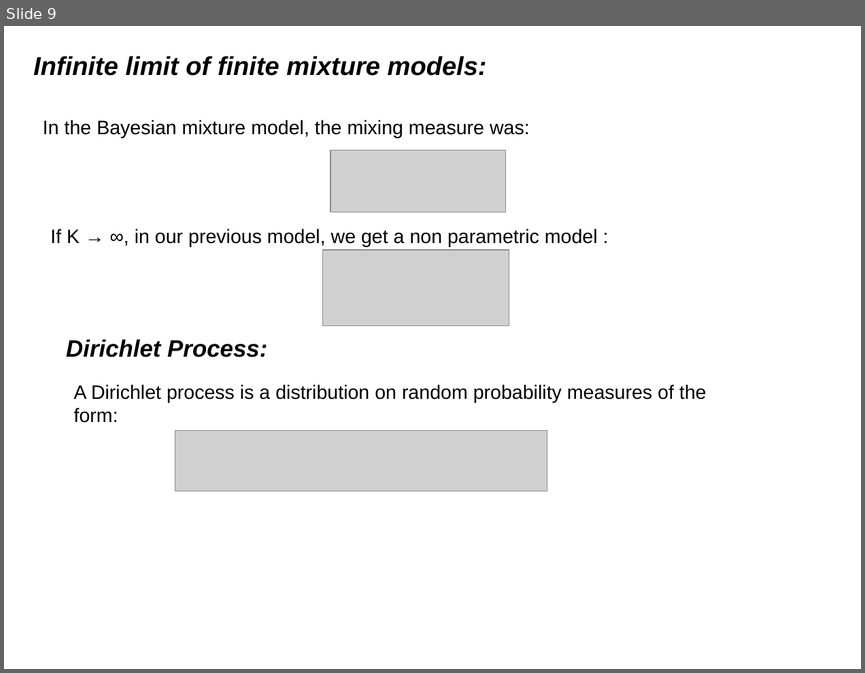
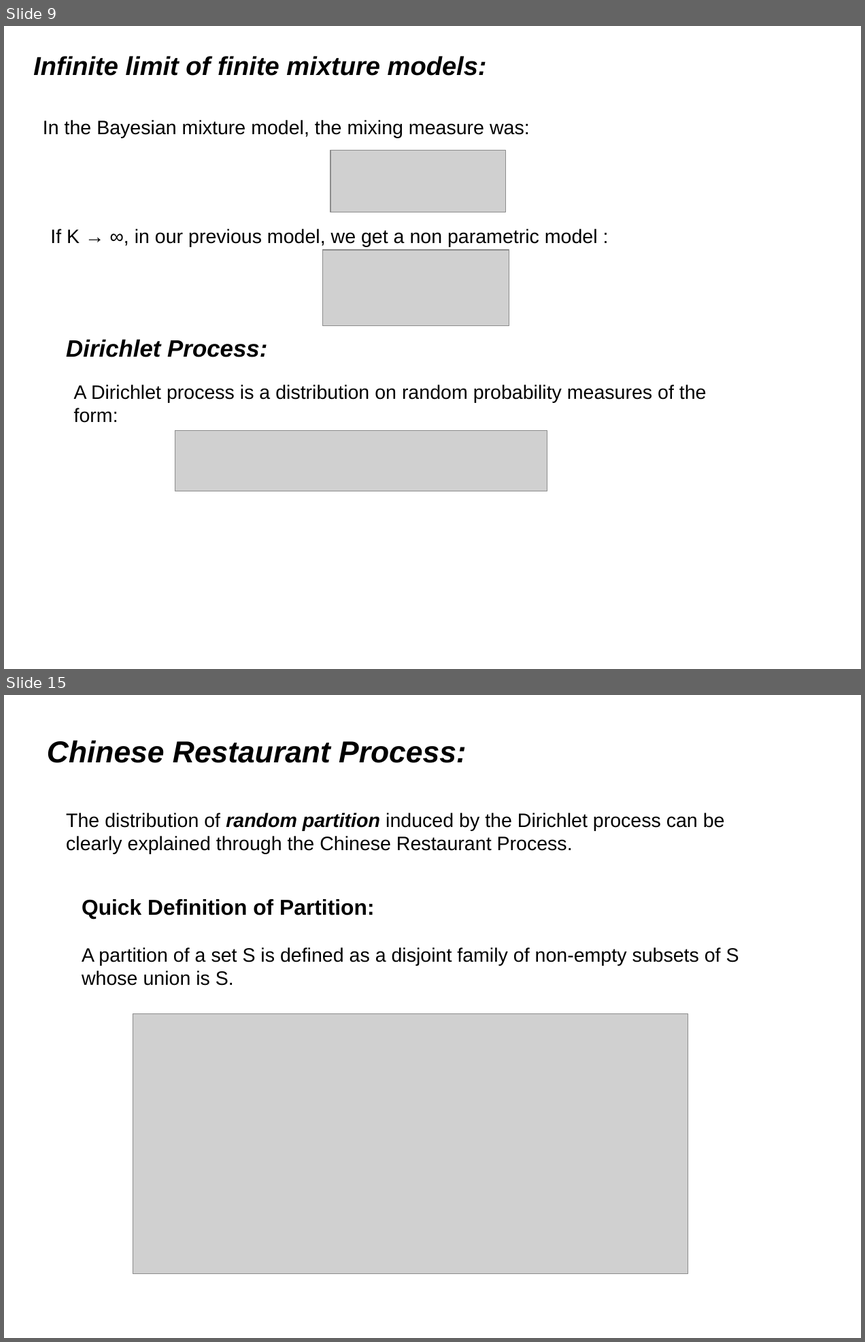
Before and after one commit to afcarl/Dirichlet_Processes, a slide deck: version_2.odp. Shown one above the other, each under a label of ours: slide 9 before the commit, slides 9 and 15 after it; the slides between them are not shown. The pictures are 865x673 and 865x1342 pixels, drawn with LibreOffice and Linux fonts; fonts in the diff are those of the drawing; grey boxes stand for pictures. Boxes give left, top, right and bottom in pixels: in the first picture for what was removed or moved away, otherwise in the second. Text is boxed around its words. In the diff, an @@ line names an element or a change of style, - is before the commit and + after.

Commit message:
chinese restaurant process started

```diff
--- a/version_2.odp
+++ b/version_2.odp
@@ slide 15 added at [4, 695, 861, 1338], background #FFFFFF @@
@@ title added at [47, 740, 466, 763], 28 pt, text #000000, bold, italic @@
+Chinese Restaurant Process:
@@ text added at [66, 813, 725, 854], 18 pt, text #000000 @@
+The distribution of random partition induced by the Dirichlet process can be clearly explained through the Chinese Restaurant Process.
@@ text added at [82, 899, 739, 985], 18 pt, text #000000 @@
+Quick Definition of Partition:
+A partition of a set S is defined as a disjoint family of non-empty subsets of S whose union is S.
@@ picture added at [133, 1014, 688, 1274] @@
```
Also in this commit, not shown: 1 slide changed, 6 other slides added, 2 slides removed.
